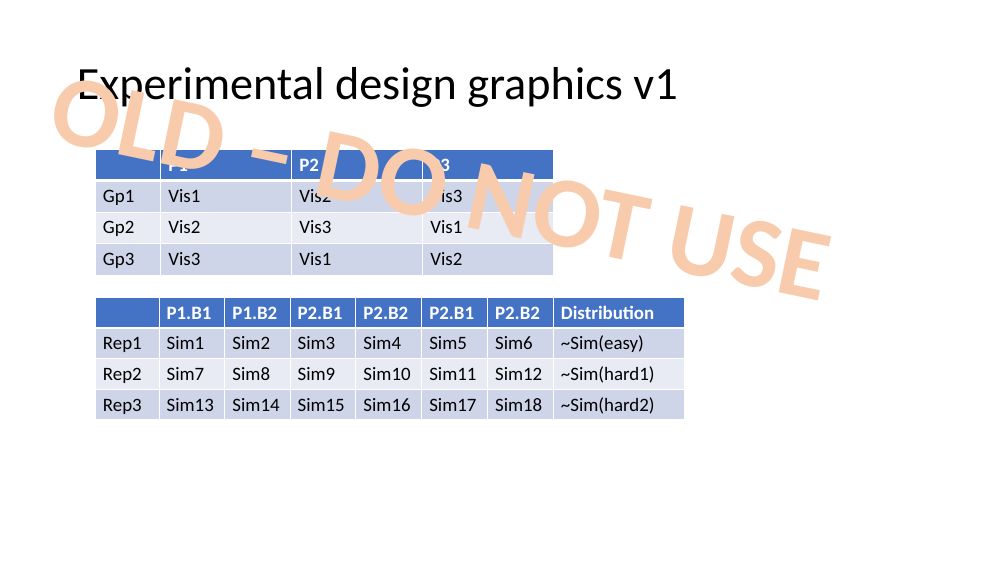
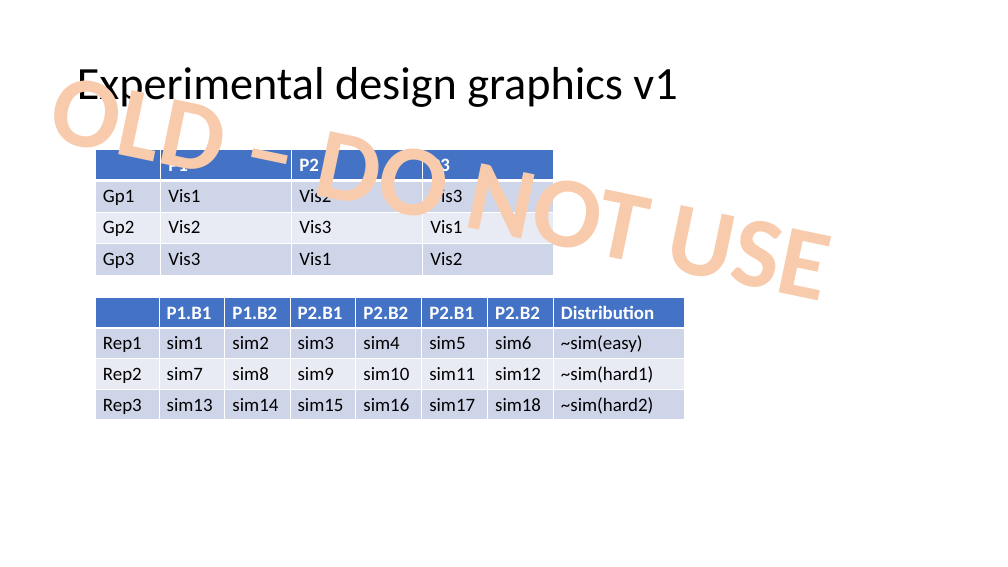
Before and after one commit to nspyrison/spinifex_study, a slide deck: slide 6 of paper/figures/Experimental design graphics.pptx (slide 5 before the commit). Drawn at 1008x567 pixels with LibreOffice and Linux fonts; fonts in the diff are those of the drawing. Boxes give left, top, right and bottom in pixels: in the first picture for what was removed or moved away, otherwise in the second. Text is boxed around its words. In the diff, an @@ line names an element or a change of style, - is before the commit and + after.

Commit message:
for loop for saving sims, append exp design

```diff
--- a/paper/figures/Experimental design graphics.pptx
+++ b/paper/figures/Experimental design graphics.pptx
@@ table at (x1=95, y1=297, x2=684, y2=418) @@
-row 2: Rep1 | Sim1 | Sim2 | Sim3 | Sim4 | Sim5 | Sim6 | ~Sim(easy)
+row 2: Rep1 | sim1 | sim2 | sim3 | sim4 | sim5 | sim6 | ~sim(easy)
-row 3: Rep2 | Sim7 | Sim8 | Sim9 | Sim10 | Sim11 | Sim12 | ~Sim(hard1)
+row 3: Rep2 | sim7 | sim8 | sim9 | sim10 | sim11 | sim12 | ~sim(hard1)
-row 4: Rep3 | Sim13 | Sim14 | Sim15 | Sim16 | Sim17 | Sim18 | ~Sim(hard2)
+row 4: Rep3 | sim13 | sim14 | sim15 | sim16 | sim17 | sim18 | ~sim(hard2)
```
Also in this commit, not shown: 5 other slides changed, 1 slide added, 15 other files.
